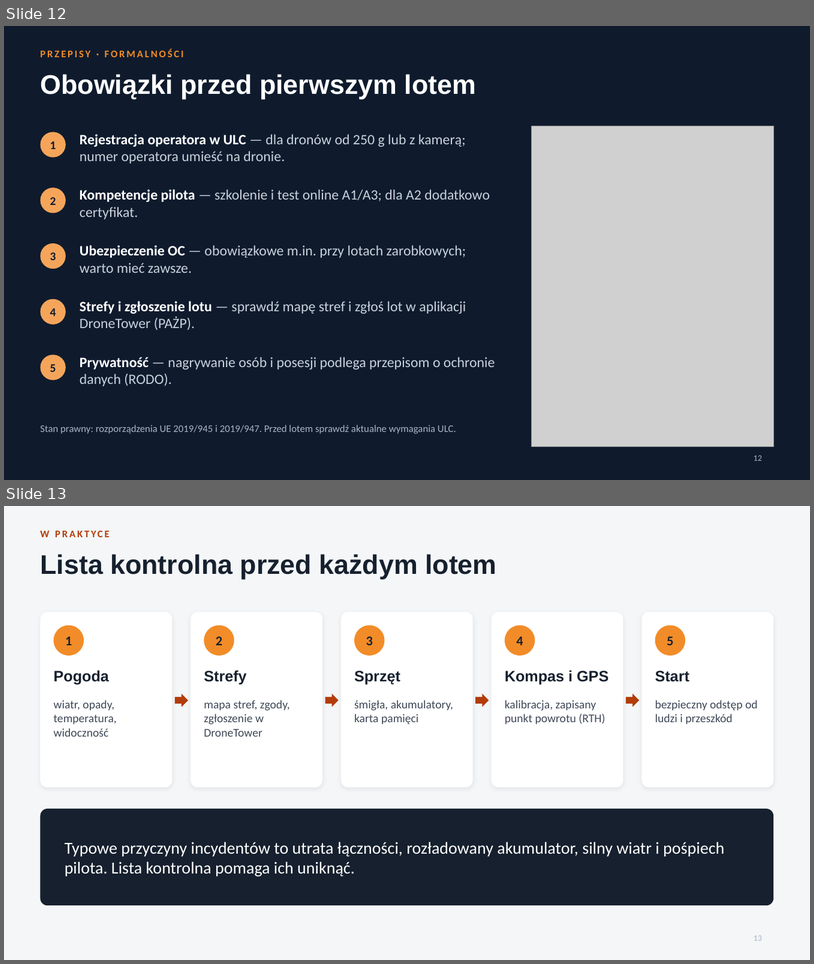
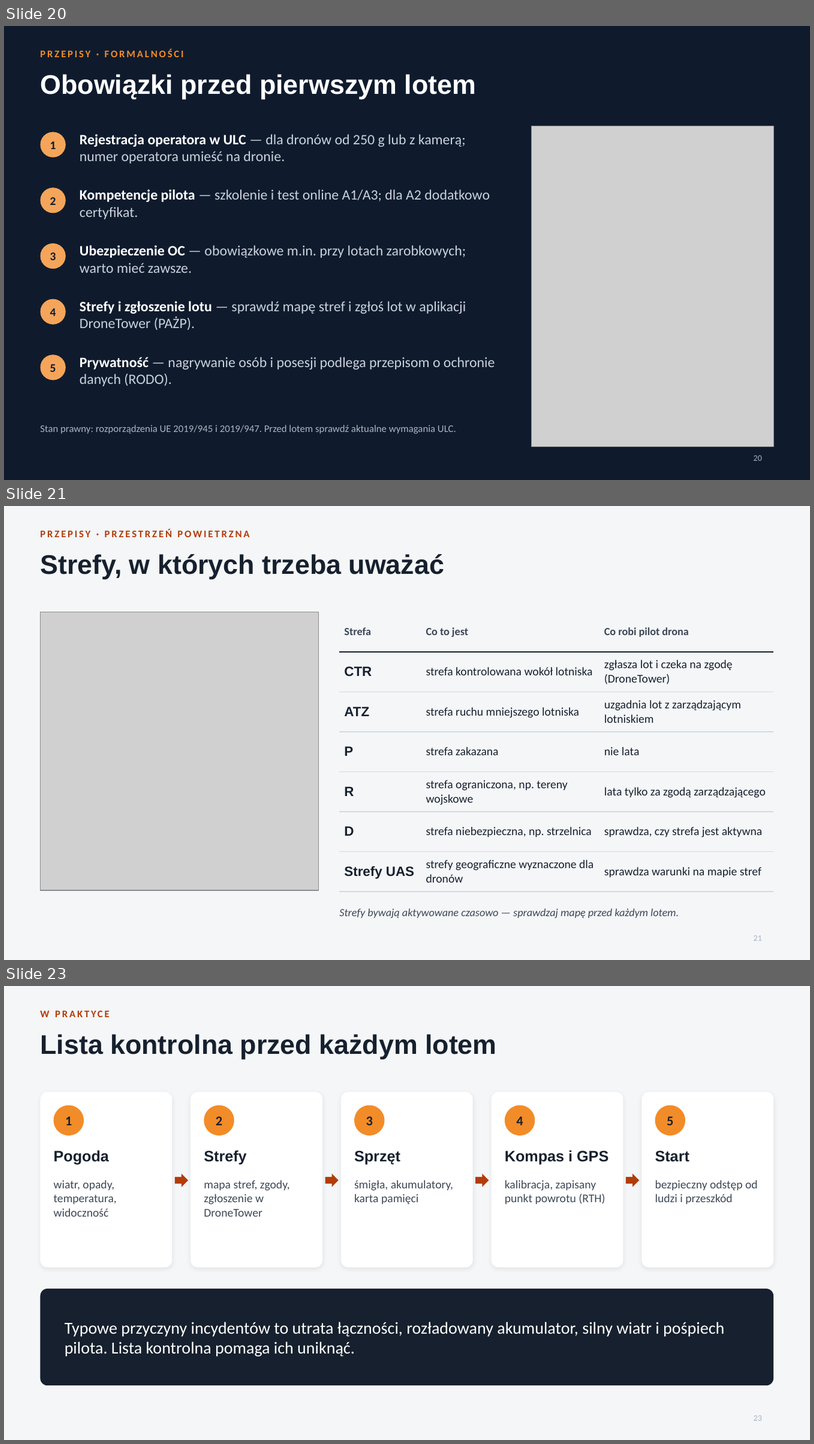
Before and after one commit to Pawel202685/psychic-octo-invention, a slide deck: Ogolna_wiedza_o_BSP.pptx. Shown one above the other, each under a label of ours: slides 12 and 13 before the commit, slides 20, 21 and 23 after it; the slides between them are not shown. The pictures are 814x964 and 814x1444 pixels, drawn with LibreOffice and Linux fonts; fonts in the diff are those of the drawing; grey boxes stand for pictures. Boxes give left, top, right and bottom in pixels: in the first picture for what was removed or moved away, otherwise in the second. Text is boxed around its words. In the diff, an @@ line names an element or a change of style, - is before the commit and + after.

```diff
--- a/Ogolna_wiedza_o_BSP.pptx
+++ b/Ogolna_wiedza_o_BSP.pptx
@@ slide 21 added at [4,506,810,960], background #F4F6F8 @@
@@ text added at [40,529,249,537], 12 pt, text #B23C0A, bold @@
+PRZEPISY · PRZESTRZEŃ POWIETRZNA
@@ title added at [40,554,444,579], 32 pt, text #16202E, bold @@
+Strefy, w których trzeba uważać
@@ picture added at [40,612,318,890] @@
@@ table added at [340,612,774,885], 7 rows, 3 columns @@
+Strefa | Co to jest | Co robi pilot drona
+CTR | strefa kontrolowana wokół lotniska | zgłasza lot i czeka na zgodę (DroneTower)
+ATZ | strefa ruchu mniejszego lotniska | uzgadnia lot z zarządzającym lotniskiem
+P | strefa zakazana | nie lata
+R | strefa ograniczona, np. tereny wojskowe | lata tylko za zgodą zarządzającego
+D | strefa niebezpieczna, np. strzelnica | sprawdza, czy strefa jest aktywna
+Strefy UAS | strefy geograficzne wyznaczone dla dronów | sprawdza warunki na mapie stref
@@ text added at [339,908,679,918], 13 pt, text #3D4756, italic @@
+Strefy bywają aktywowane czasowo — sprawdzaj mapę przed każdym lotem.
@@ page number added at [754,935,762,940], 10 pt, text #A9B4C2 @@
+21
@@ what was slide 12 is now slide 20 @@
@@ page number at [754,455,762,460]: text changed @@
-12
+20
@@ what was slide 13 is now slide 23 @@
@@ page number at [754,1415,762,1420]: text changed @@
-13
+23
```
Also in this commit, not shown: 6 slides changed, 14 other slides added.
